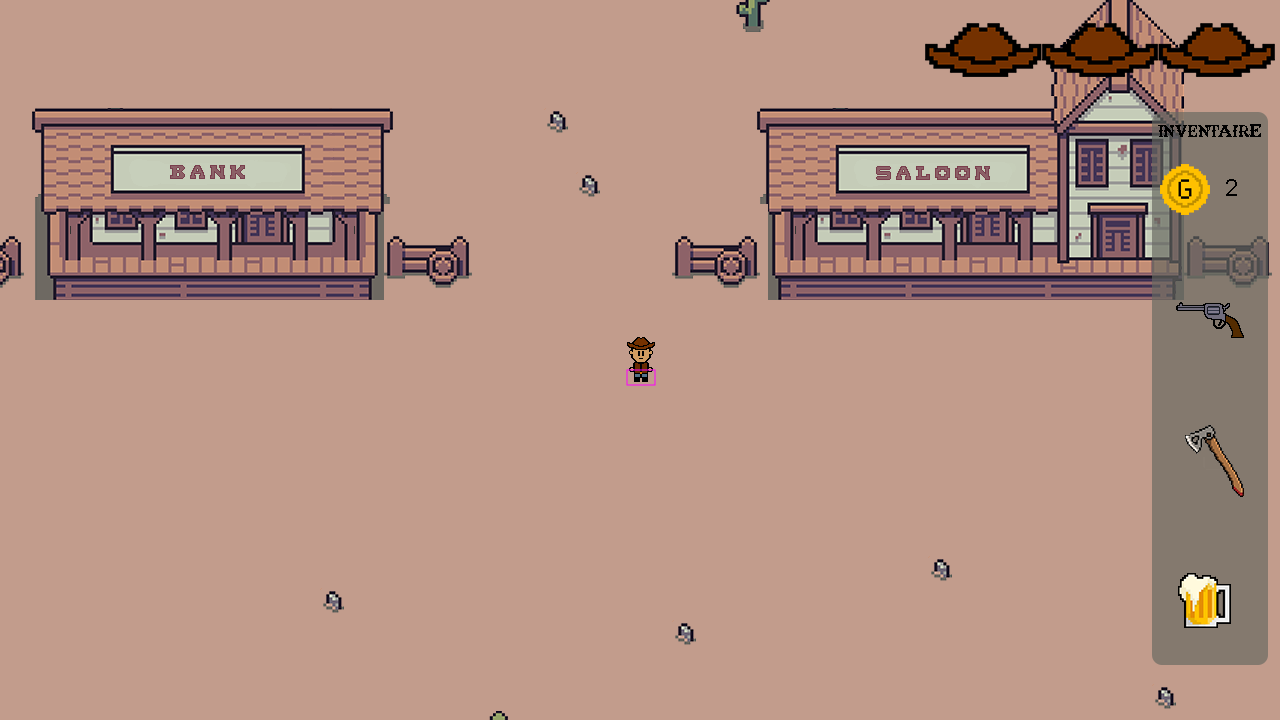
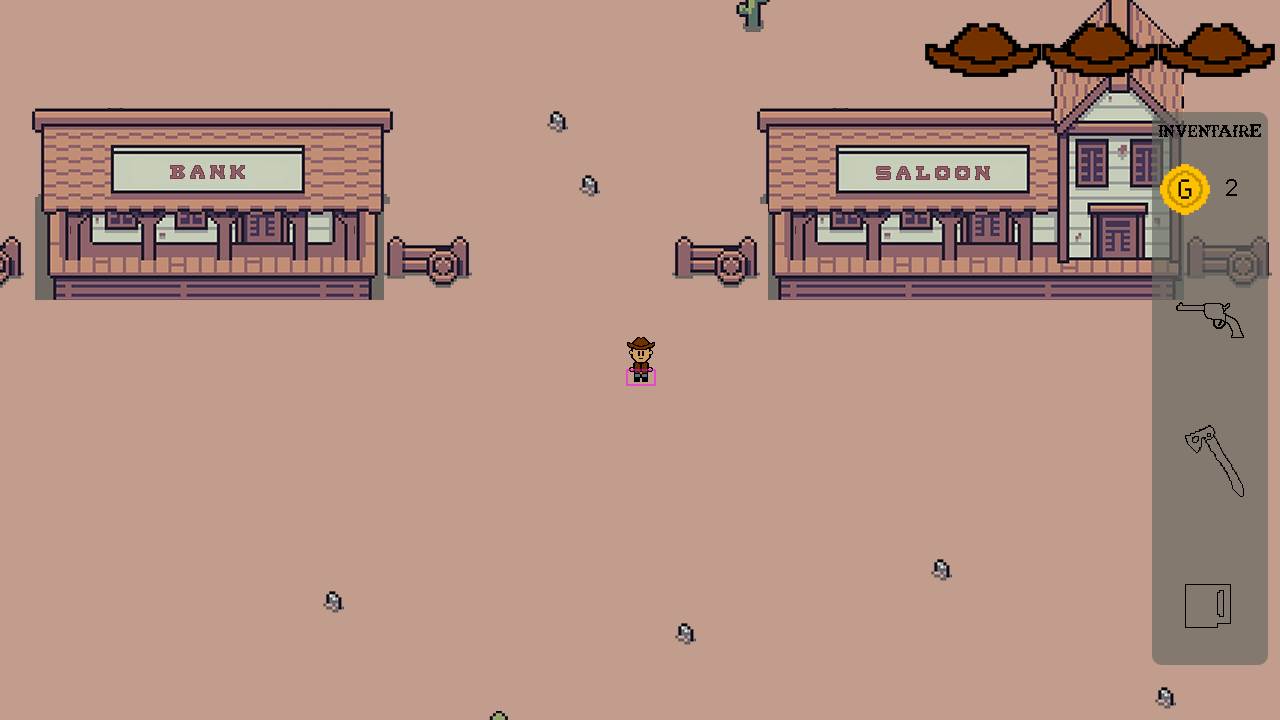
Before/after of a w=1280, h=720 layered artwork. What changed in the layer stack:
hid "revolver" over [1178,304,1243,337]
hid "biere" over [1178,573,1230,628]
hid "hache" over [1185,425,1244,497]
